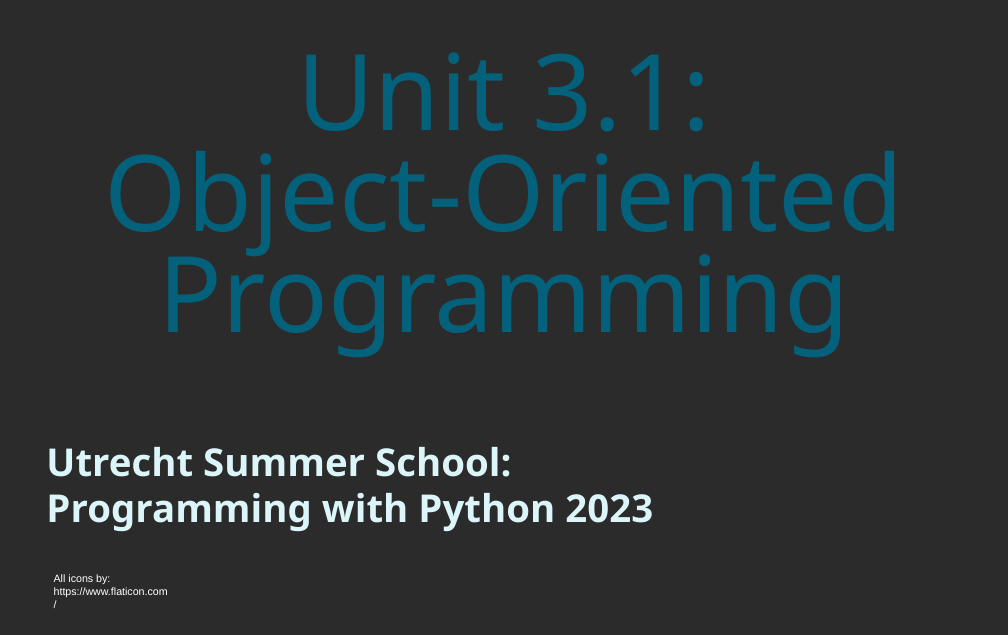
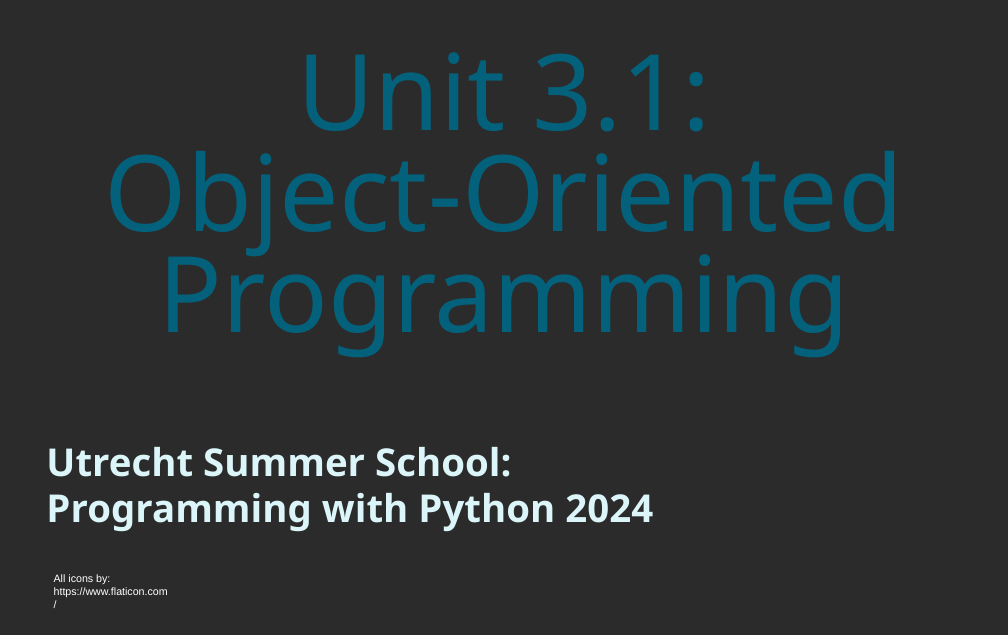
Before and after one commit to PabloMosUU/UssPython, a slide deck: slide 1 of Slides/Unit3.1 presentation.odp. Drawn at 1008x635 pixels with LibreOffice and Linux fonts; fonts in the diff are those of the drawing; background and template pictures are left out; a plain dark background stands for a picture behind light text. Boxes give left, top, right and bottom in pixels: in the first picture for what was removed or moved away, otherwise in the second. Text is boxed around its words. In the diff, an @@ line names an element or a change of style, - is before the commit and + after.

```diff
--- a/Slides/Unit3.1 presentation.odp
+++ b/Slides/Unit3.1 presentation.odp
@@ text at [46, 493, 653, 532]: text changed @@
-Programming with Python 2023
+Programming with Python 2024
```
Also in this commit, not shown: 1 other file.
